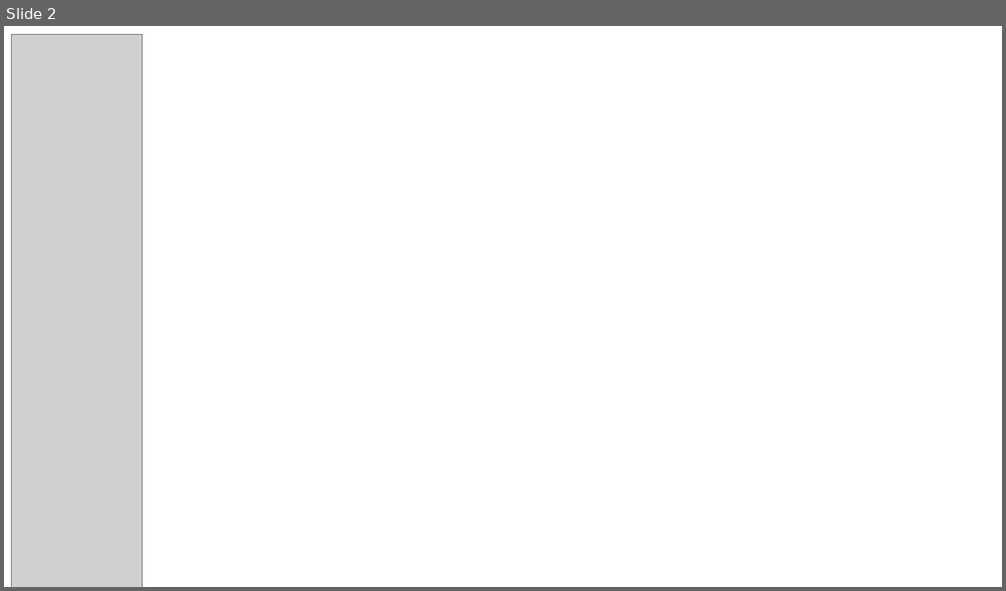
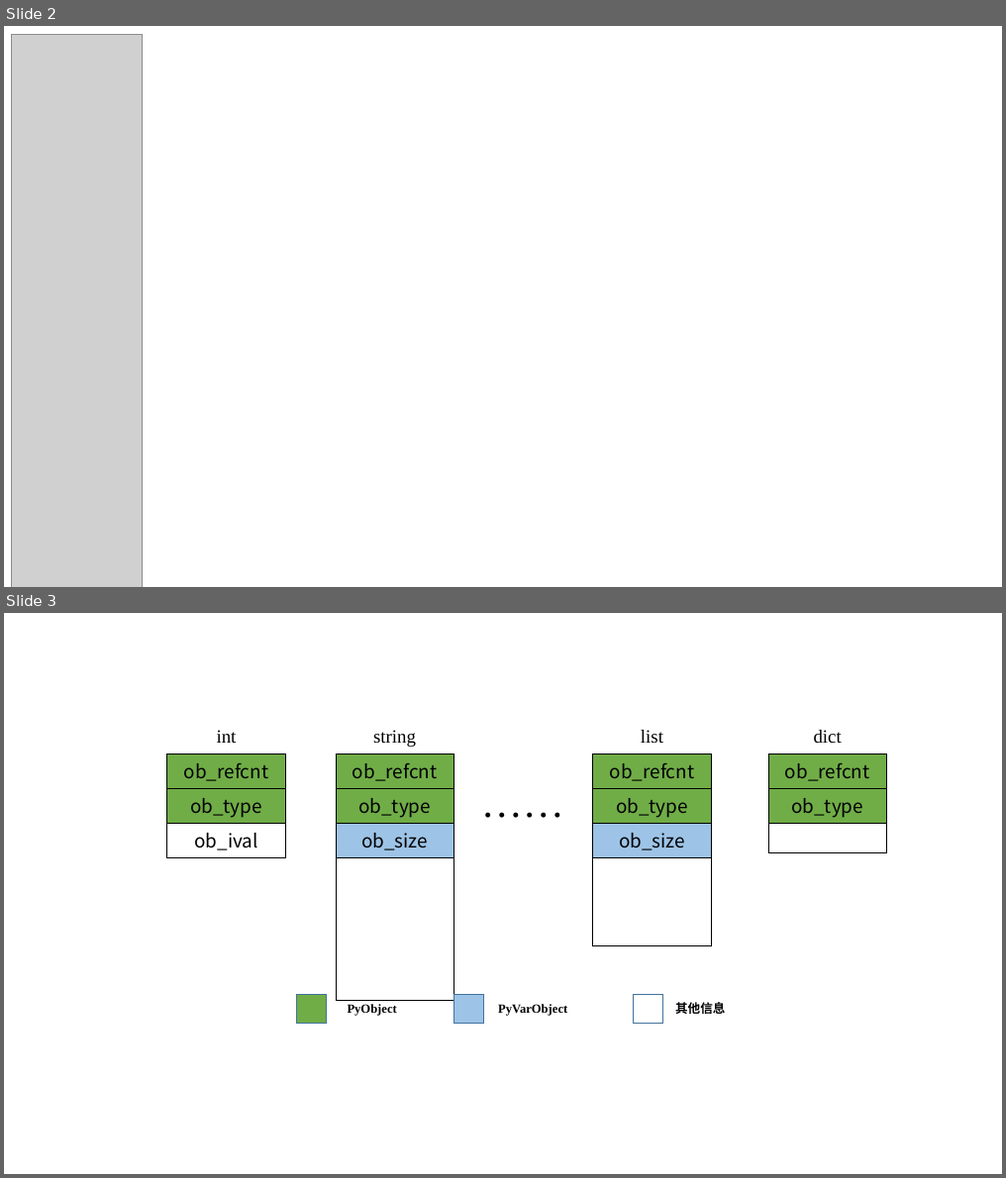
Before and after one commit to wonderly321/PythonLearningResourcceAndNote, a slide deck: test.pptx. Shown one above the other, each under a label of ours: slide 2 before the commit, slides 2 and 3 after it. The pictures are 1006x591 and 1006x1178 pixels, drawn with LibreOffice and Linux fonts; fonts in the diff are those of the drawing; grey boxes stand for pictures. Boxes give left, top, right and bottom in pixels: in the first picture for what was removed or moved away, otherwise in the second. Text is boxed around its words. In the diff, an @@ line names an element or a change of style, - is before the commit and + after.

Commit message:
update

```diff
--- a/test.pptx
+++ b/test.pptx
@@ slide 3 added at [4, 613, 1002, 1174], background #FFFFFF @@
@@ text added at [217, 730, 237, 743], 18 pt, text #000000 @@
+int
@@ text added at [373, 730, 416, 747], 18 pt, text #000000 @@
+string
@@ text added at [641, 730, 663, 744], 18 pt, text #000000 @@
+list
@@ text added at [814, 730, 842, 744], 18 pt, text #000000 @@
+dict
@@ table added at [167, 754, 285, 855], 3 rows, 1 columns @@
+ob_refcnt
+ob_type
+ob_ival
@@ table added at [336, 754, 453, 963], 4 rows, 1 columns @@
+ob_refcnt
+ob_type
+ob_size
+
@@ table added at [593, 754, 712, 920], 4 rows, 1 columns @@
+ob_refcnt
+ob_type
+ob_size
+
@@ table added at [768, 754, 887, 866], 3 rows, 1 columns @@
+ob_refcnt
+ob_type
+
@@ text added at [471, 771, 575, 830], 40 pt, text #000000 @@
+……
@@ rectangle added at [297, 994, 326, 1023], fill #70AD47, outline #43739E 1 pt @@
@@ rectangle added at [454, 994, 484, 1023], fill #9DC3E6, outline #43739E 1 pt @@
@@ rectangle added at [634, 994, 662, 1023], outline #43739E 1 pt @@
@@ text added at [348, 1004, 397, 1016], 12 pt, text #000000, bold @@
+PyObject
@@ text added at [498, 1004, 567, 1016], 12 pt, text #000000, bold @@
+PyVarObject
@@ text added at [675, 1002, 725, 1014], 12 pt, text #000000, bold @@
+其他信息
```
